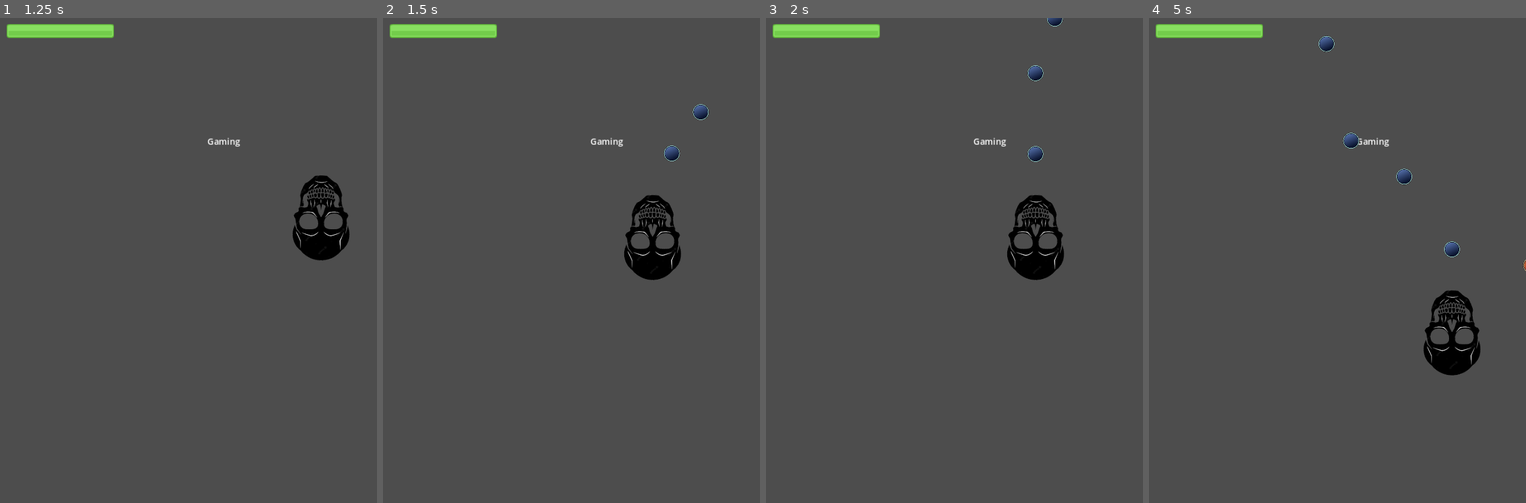
Above: before the commit, frames 1-4 (left to right).
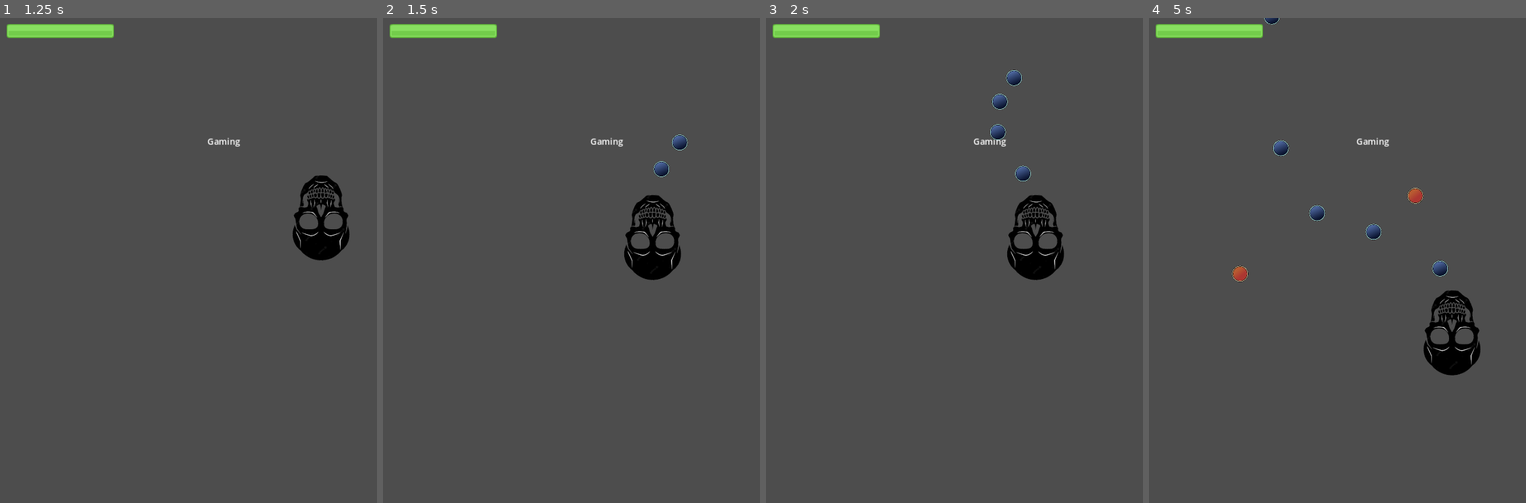
Above: after the commit, the same moments.

Repository: vaarnio/purgatory-gmtk2023
Game: Godot game, scene res://scenes/menu.tscn
The game is run twice, just before and just after one commit, with the same random seed, the same clock (stepped at 60 frames per second) and the same inputs.
Inputs (mouse positions are in pixels of both pictures, inside the frame that each line leads up to):
- Up to frame 1 (1.25 s): click "Play" at 0.5 s
- Up to frame 2 (1.5 s): tap Enter (ui_accept) at 1.25, 1.35 s; move the mouse to (654, 236) at 1.27 s
- Up to frame 3 (2 s): tap Enter (ui_accept) at 1.52, 1.82 s
- Up to frame 4 (5 s): move the mouse to (1262, 284) at 2.02 s; tap Enter (ui_accept) at 2.1, 2.27, 2.57, 2.85, 3.6, 3.77, 4.07, 4.35, 4.52, 4.82 s; move the mouse to (1375, 153) at 2.77 s; move the mouse to (1318, 357) at 3.52 s; move the mouse to (1450, 333) at 4.27 s

Frame 1 is identical in both runs. In frame 2, 0.4% of the frame differs, in the area x 71-87%, y 17-33%; in frame 3, 0.7%; in frame 4, 1.2%, in the area x 22-100%, y 0-55%.

Commit message:
Merge: Frenemies now shoot bullets

Diff:
--- a/scripts/Bullet.gd
+++ b/scripts/Bullet.gd
@@ -1,43 +1,45 @@
 extends Area2D
 
-@export var move_speed : float = 30.0
+@export var move_speed : float = 300.0
 @export var move_dir : Vector2
 @export var start_pos : Vector2
+var velocity
+var type
 
-
-
-@export var type = "NormalBullet"
-var texture2 = preload("res://assets/bulletdamage.png")
 
 var barrelArr = []
 var barrelsLocated = 0
 var min_distance = 10000
 
+var texture_heal = preload("res://assets/bulletheal.png")
+var texture_attack = preload("res://assets/bulletdamage.png")
 # Called when the node enters the scene tree for the first time.
-func setup(a, b, c):
-	move_speed = a
-	move_dir = b
-	start_pos = c
+func setup(speed, direction, pos, set_type):
+	self.move_speed = speed
+	self.move_dir = direction
+	self.start_pos = pos
+	self.type = set_type
 
-
-func changeType(a):
-	type = a
-	$Sprite2D.texture = texture2
+	if self.type == "NormalBullet":
+		$Sprite2D.texture = texture_heal
+	elif self.type == "AttackBullet":
+		$Sprite2D.texture = texture_attack
 
 func _ready():
 	global_position = start_pos
+	velocity = position.direction_to(move_dir) * move_speed
 	#pass # Replace with function body.
 
 
 # Called every frame. 'delta' is the elapsed time since the previous frame.
 func _process(delta):
-	global_position += move_dir * delta
+	global_position += velocity * delta
 
 
 func _on_body_entered(body):
-	if body.is_in_group("Player")and type == "NormalBullet":
+	if body.is_in_group("Player")and self.type == "NormalBullet":
 		get_parent().get_node(self.get_path()).queue_free()
-		print("Test")
+		print("Bullet hit player")
 	if body.is_in_group("barrel"):
 		barrelArr = []
 		barrelsLocated = 0
--- a/scripts/Frenemy.gd
+++ b/scripts/Frenemy.gd
@@ -1,4 +1,6 @@
 extends CharacterBody2D
+
+const obj_bullet = preload("res://scenes/bullet.tscn")
 
 var directionIsRight : bool = false
 @export var target_left = Vector2(0, 200)
@@ -21,6 +23,15 @@
 	if position.distance_to(target) > 5:
 		move_and_slide()
 
+func shoot():
+	var v1 = PlayerVariables.position
+	var v2 = position
+	# original position for ammo
+	v2 += Vector2(0, 0)
+	var new_bullet = obj_bullet.instantiate()
+	new_bullet.setup(300, v1, v2, "NormalBullet")
+	get_parent().add_child.call_deferred(new_bullet)
+
 func roam():
 	print("mingling")
 	timer.connect("timeout", change_direction)
@@ -31,6 +42,7 @@
 	timer.stop()
 
 func change_direction():
+	shoot()
 	print("chaning direction")
 	if self.directionIsRight:
 		set_target(self.target_left)
--- a/scripts/Player.gd
+++ b/scripts/Player.gd
@@ -28,7 +28,7 @@
 func shoot():
 	var v1 = Vector2(500, 200)
 	var new_bullet = obj_bullet.instantiate()
-	new_bullet.setup(100, position, v1)
+	new_bullet.setup(300, position, v1, "NormalBullet")
 	get_parent().add_child(new_bullet)
 
 func shootFromPlayer():
@@ -39,8 +39,7 @@
 		# original position for ammo
 		v2 += Vector2(0, -80)
 		var new_bullet = obj_bullet.instantiate()
-		new_bullet.setup(-5, v1, v2)
-		new_bullet.changeType("AttackBullet")
+		new_bullet.setup(300, v1, v2, "AttackBullet")
 		get_parent().add_child.call_deferred(new_bullet)
 	else:
 		#await get_tree().create_timer(0.5).timeout
@@ -51,6 +50,7 @@
 	# look_at(target)
 	if position.distance_to(target) > 5:
 		move_and_slide()
+	PlayerVariables.position = position
 
 func on_Timer_timeout():
 	#PlayerVariables.take_damage(5)
--- a/scripts/autoload/player_variables.gd
+++ b/scripts/autoload/player_variables.gd
@@ -2,7 +2,7 @@
 
 var max_health = 100
 var health = 100
-
+var position
 @onready
 var gc = get_node("/root/GameController")
 
